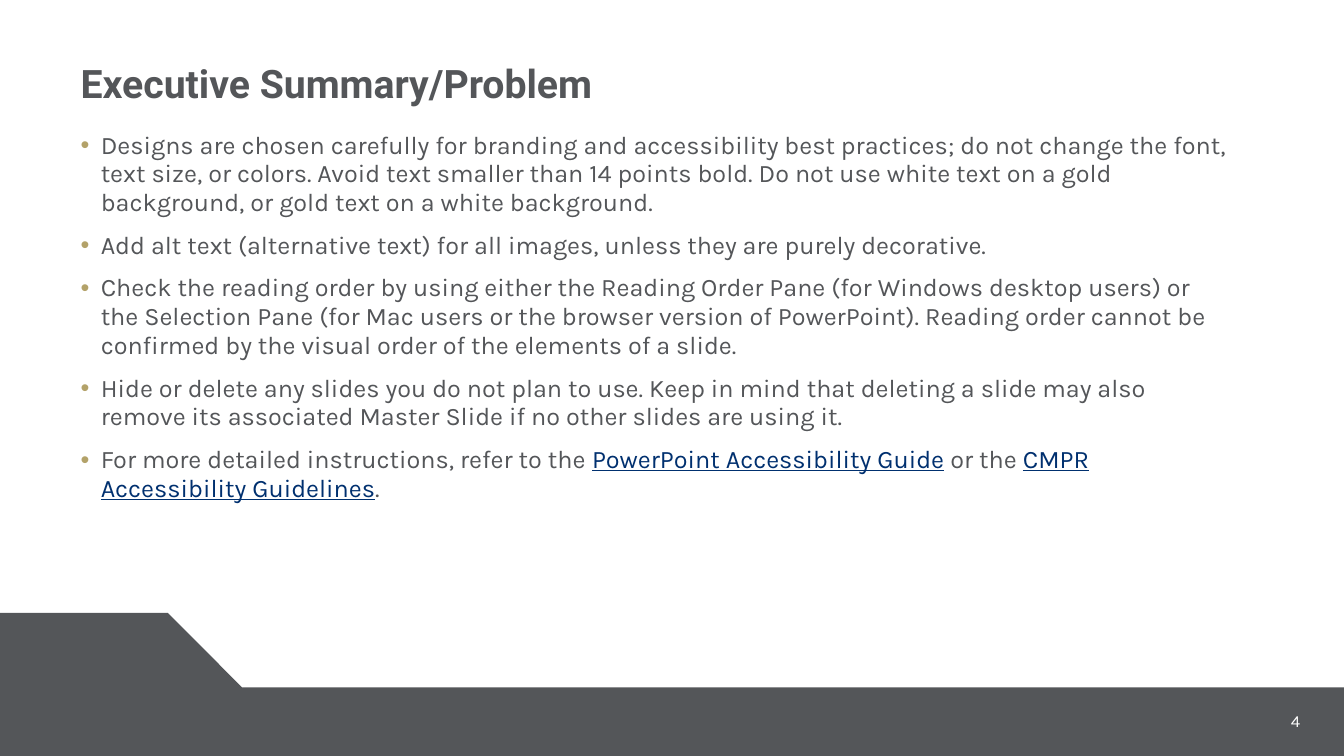
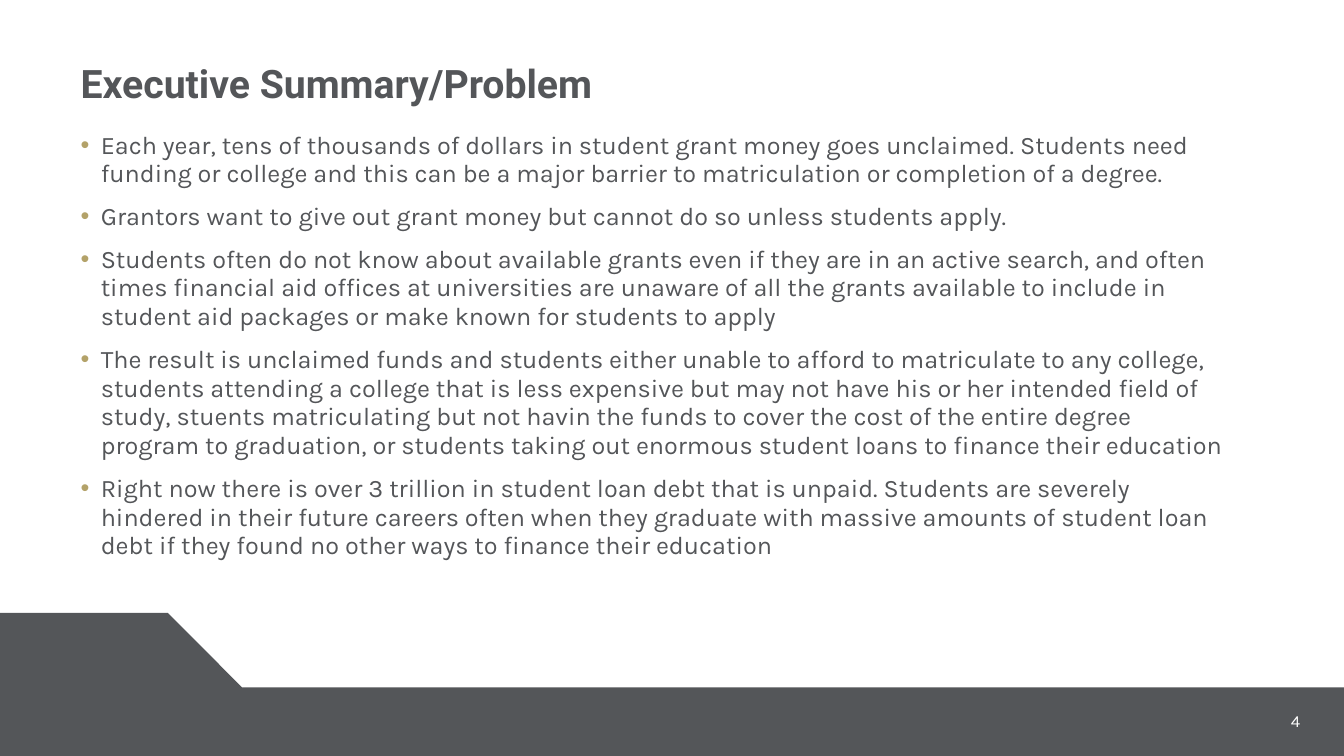
Before and after one commit to mauracarter-statistics/Code-A-Thon, a slide deck: slide 4 of slides_grant_master_cpcc.pptx. Drawn at 1344x756 pixels with LibreOffice and Linux fonts; fonts in the diff are those of the drawing; background and template pictures are left out. Boxes give left, top, right and bottom in pixels: in the first picture for what was removed or moved away, otherwise in the second. Text is boxed around its words. In the diff, an @@ line names an element or a change of style, - is before the commit and + after.

```diff
--- a/slides_grant_master_cpcc.pptx
+++ b/slides_grant_master_cpcc.pptx
@@ text at <box>101,136,1222,560</box>: text changed @@
-• Designs are chosen carefully for branding and accessibility best practices; do not change the font, text size, or colors. Avoid text smaller than 14 points bold. Do not use white text on a gold background, or gold text on a white background.
-• Add alt text (alternative text) for all images, unless they are purely decorative.
-• Check the reading order by using either the Reading Order Pane (for Windows desktop users) or the Selection Pane (for Mac users or the browser version of PowerPoint). Reading order cannot be confirmed by the visual order of the elements of a slide.
-• Hide or delete any slides you do not plan to use. Keep in mind that deleting a slide may also remove its associated Master Slide if no other slides are using it.
-• For more detailed instructions, refer to the PowerPoint Accessibility Guide or the CMPR Accessibility Guidelines.
+• Each year, tens of thousands of dollars in student grant money goes unclaimed. Students need funding or college and this can be a major barrier to matriculation or completion of a degree.
+• Grantors want to give out grant money but cannot do so unless students apply.
+• Students often do not know about available grants even if they are in an active search, and often times financial aid offices at universities are unaware of all the grants available to include in student aid packages or make known for students to apply
+• The result is unclaimed funds and students either unable to afford to matriculate to any college, students attending a college that is less expensive but may not have his or her intended field of study, stuents matriculating but not havin the funds to cover the cost of the entire degree program to graduation, or students taking out enormous student loans to finance their education
+• Right now there is over 3 trillion in student loan debt that is unpaid. Students are severely hindered in their future careers often when they graduate with massive amounts of student loan debt if they found no other ways to finance their education
```
Also in this commit, not shown: 2 other slides changed.
